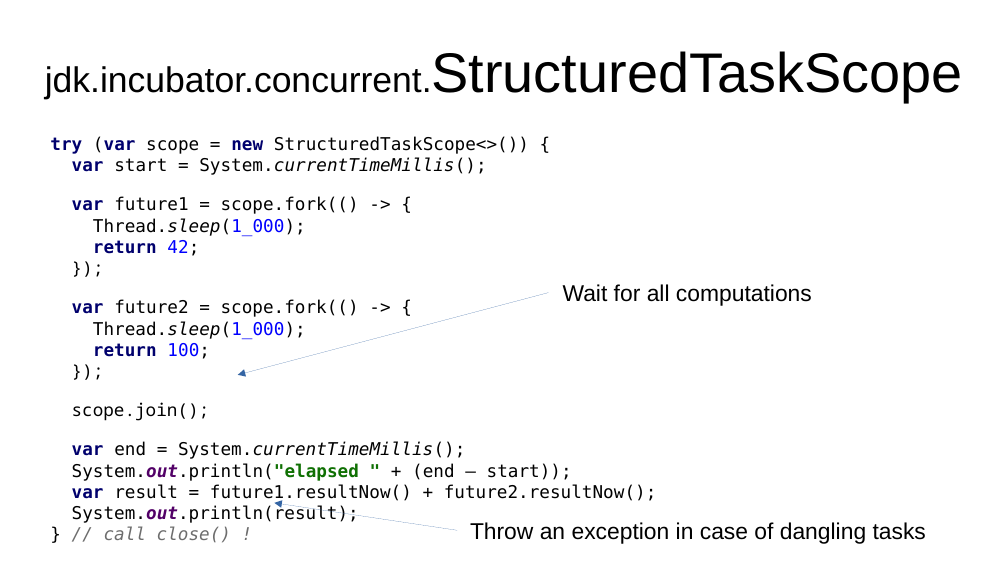
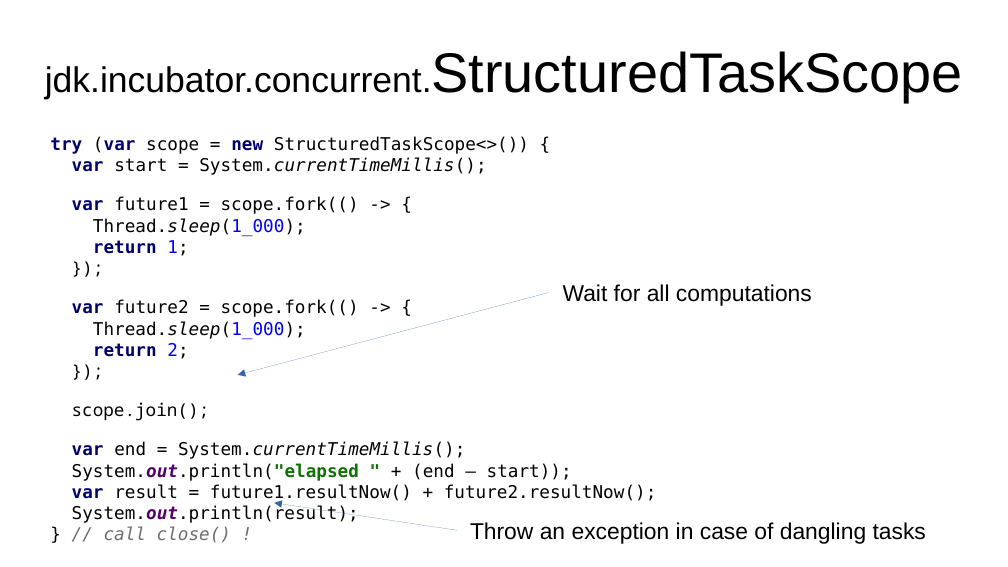
Before and after one commit to forax/loom-fiber, a slide deck: slide 46 of loom is looming.odp. Drawn at 1008x567 pixels with LibreOffice and Linux fonts; fonts in the diff are those of the drawing. Boxes give left, top, right and bottom in pixels: in the first picture for what was removed or moved away, otherwise in the second. Text is boxed around its words. In the diff, an @@ line names an element or a change of style, - is before the commit and + after.

Commit message:
task 1 and 2 should returns 1 and 2, do a pass over the whole presentation

```diff
--- a/loom is looming.odp
+++ b/loom is looming.odp
@@ text at [72, 196, 359, 359]: text changed @@
-var future1 = scope.fork(() -> {
-Thread.sleep(1_000);
-return 42;
-});
-var future2 = scope.fork(() -> {
-Thread.sleep(1_000);
-return 100;
-});
+var future1 = scope.fork(() -> {
+Thread.sleep(1_000);
+return 1;
+});
+var future2 = scope.fork(() -> {
+Thread.sleep(1_000);
+return 2;
+});
```
Also in this commit, not shown: 17 other slides changed, 4 other files.
